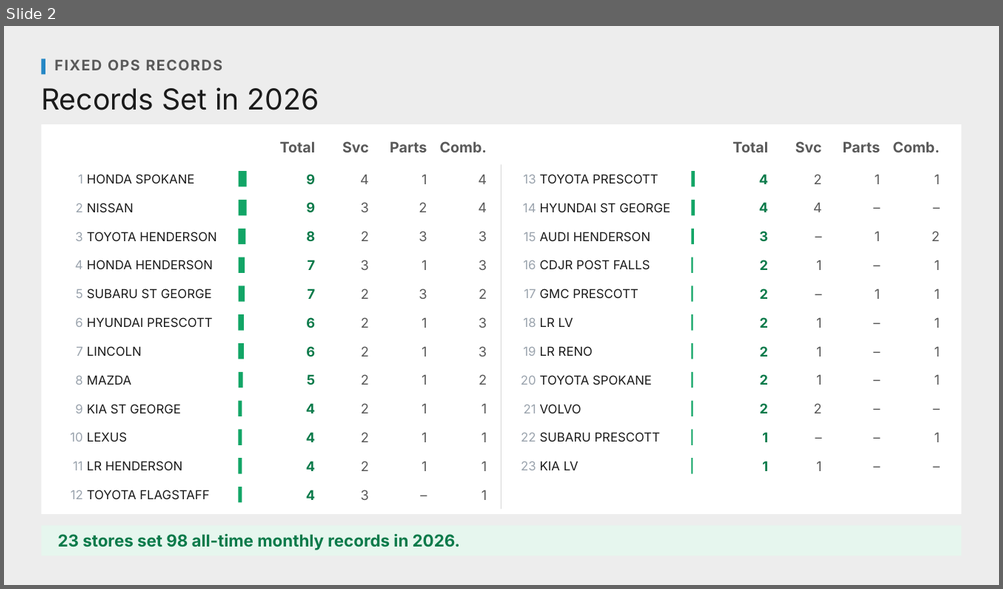
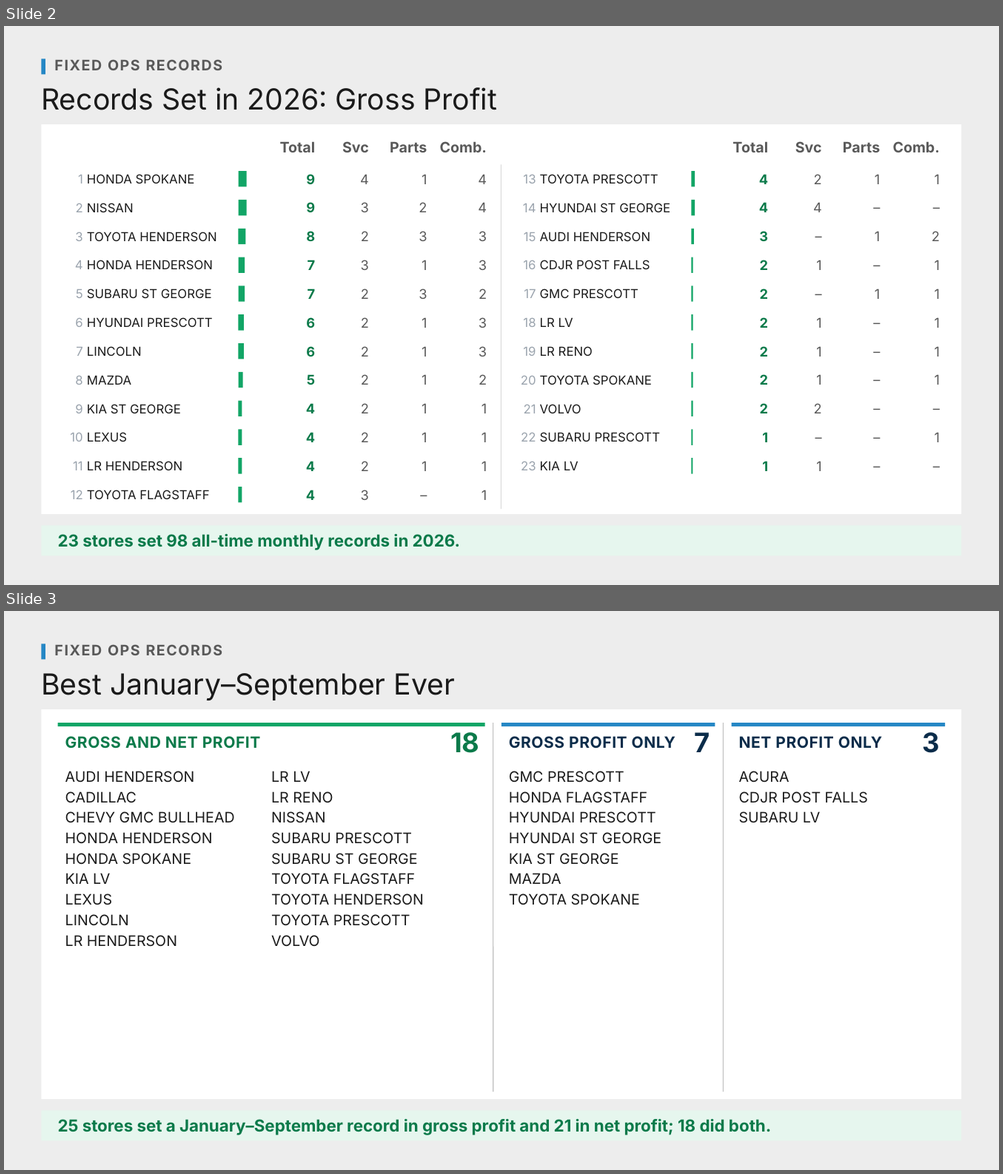
Before and after one commit to Ndresner/Noah, a slide deck: day2-deck/decks/Store Records - Opening.pptx. Shown one above the other, each under a label of ours: slide 2 before the commit, slides 2 and 3 after it. The pictures are 1003x589 and 1003x1174 pixels, drawn with LibreOffice and Linux fonts; fonts in the diff are those of the drawing. Boxes give left, top, right and bottom in pixels: in the first picture for what was removed or moved away, otherwise in the second. Text is boxed around its words. In the diff, an @@ line names an element or a change of style, - is before the commit and + after.

```diff
--- a/day2-deck/decks/Store Records - Opening.pptx
+++ b/day2-deck/decks/Store Records - Opening.pptx
@@ slide 3 added at (x1=4, y1=611, x2=999, y2=1170), background #EDEDED @@
@@ rectangle added at (x1=41, y1=644, x2=45, y2=660), fill #2587C5 @@
@@ text added at (x1=54, y1=644, x2=223, y2=655), 14 pt, text #595959, bold @@
+FIXED OPS RECORDS
@@ text added at (x1=41, y1=673, x2=455, y2=701), 28 pt, text #1A1A1A @@
+Best January–September Ever
@@ rectangle added at (x1=41, y1=709, x2=962, y2=1099), fill #FFFFFF @@
@@ rectangle added at (x1=58, y1=723, x2=484, y2=726), fill #12A566 @@
@@ text added at (x1=65, y1=736, x2=260, y2=749), 15 pt, text #0B7A4A, bold @@
+GROSS AND NET PROFIT
@@ text added at (x1=450, y1=732, x2=479, y2=753), 26 pt, text #0B7A4A, bold @@
+18
@@ line added from (492, 723) to (492, 1092), #BFBFBF 0.75 pt @@
@@ rectangle added at (x1=502, y1=723, x2=715, y2=726), fill #2587C5 @@
@@ text added at (x1=509, y1=736, x2=675, y2=749), 15 pt, text #0B2C4A, bold @@
+GROSS PROFIT ONLY
@@ text added at (x1=694, y1=732, x2=709, y2=752), 26 pt, text #0B2C4A, bold @@
+7
@@ line added from (723, 723) to (723, 1092), #BFBFBF 0.75 pt @@
@@ rectangle added at (x1=731, y1=723, x2=945, y2=726), fill #2587C5 @@
@@ text added at (x1=739, y1=736, x2=882, y2=749), 15 pt, text #0B2C4A, bold @@
+NET PROFIT ONLY
@@ text added at (x1=922, y1=732, x2=939, y2=753), 26 pt, text #0B2C4A, bold @@
+3
@@ text added at (x1=65, y1=771, x2=235, y2=947), 14 pt, text #1A1A1A @@
+AUDI HENDERSON
+CADILLAC
+CHEVY GMC BULLHEAD
+HONDA HENDERSON
+HONDA SPOKANE
+KIA LV
+LEXUS
+LINCOLN
+LR HENDERSON
@@ text added at (x1=271, y1=771, x2=424, y2=947), 14 pt, text #1A1A1A @@
+LR LV
+LR RENO
+NISSAN
+SUBARU PRESCOTT
+SUBARU ST GEORGE
+TOYOTA FLAGSTAFF
+TOYOTA HENDERSON
+TOYOTA PRESCOTT
+VOLVO
@@ text added at (x1=509, y1=771, x2=662, y2=906), 14 pt, text #1A1A1A @@
+GMC PRESCOTT
+HONDA FLAGSTAFF
+HYUNDAI PRESCOTT
+HYUNDAI ST GEORGE
+KIA ST GEORGE
+MAZDA
+TOYOTA SPOKANE
@@ text added at (x1=739, y1=771, x2=868, y2=823), 14 pt, text #1A1A1A @@
+ACURA
+CDJR POST FALLS
+SUBARU LV
@@ rectangle added at (x1=41, y1=1111, x2=962, y2=1142), fill #E6F6EE @@
@@ text added at (x1=58, y1=1119, x2=771, y2=1136), 16 pt, text #0B7A4A, bold @@
+25 stores set a January–September record in gross profit and 21 in net profit; 18 did both.
@@ slide 2 changed as well @@
@@ text at (x1=41, y1=87, x2=497, y2=110): text changed @@
-Records Set in 2026
+Records Set in 2026: Gross Profit
```
Also in this commit, not shown: 1 other slide changed, 8 other files.
